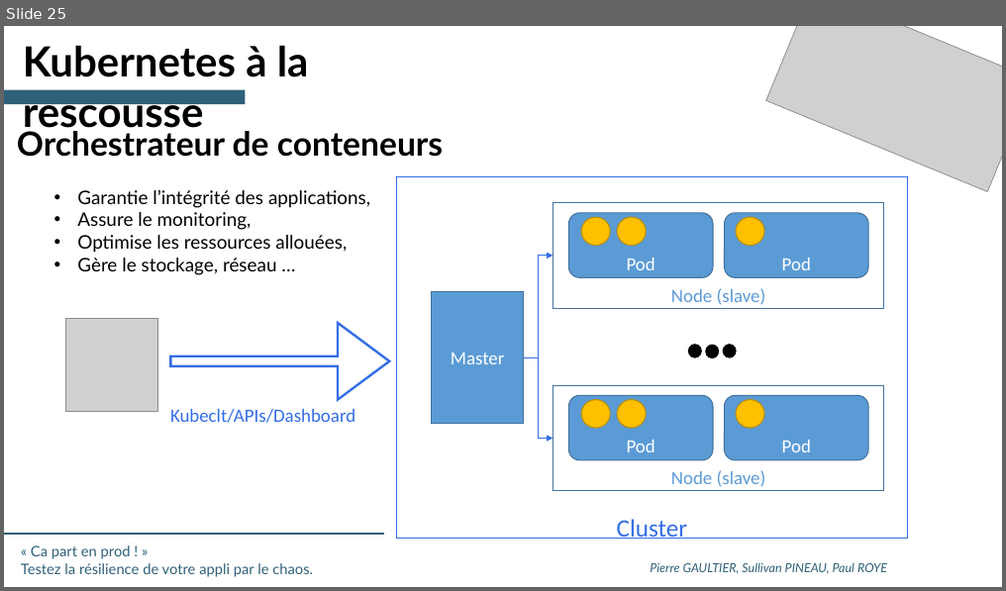
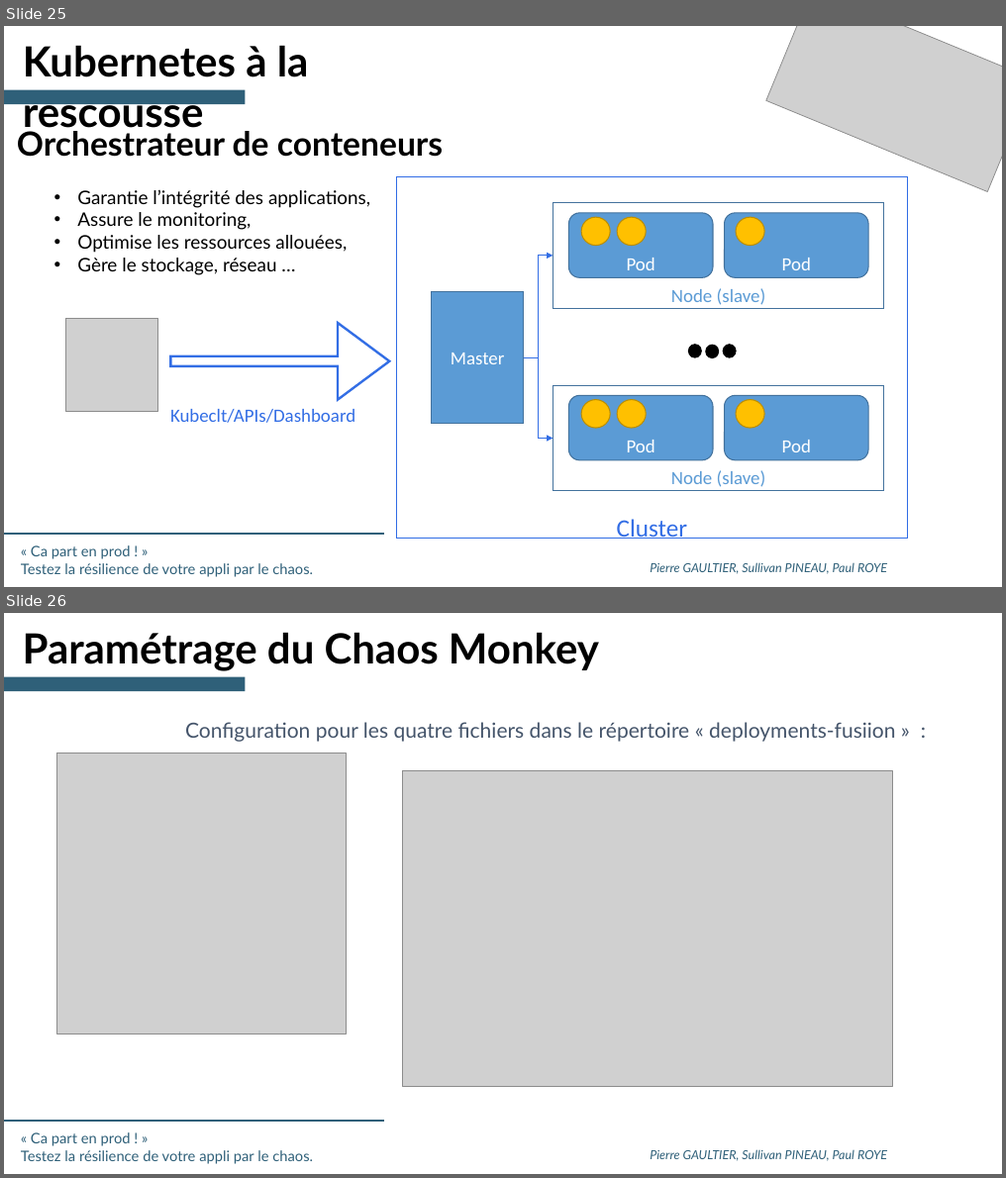
Before and after one commit to SII-Codelab-Chaos/Codelab-Chaos-TP, a slide deck: Hands-On -Chaos - SLIDES.pptx. Shown one above the other, each under a label of ours: slide 25 before the commit, slides 25 and 26 after it. The pictures are 1006x591 and 1006x1178 pixels, drawn with LibreOffice and Linux fonts; fonts in the diff are those of the drawing; grey boxes stand for pictures; background and template pictures are left out. Boxes give left, top, right and bottom in pixels: in the first picture for what was removed or moved away, otherwise in the second. Text is boxed around its words. In the diff, an @@ line names an element or a change of style, - is before the commit and + after.

```diff
--- a/Hands-On -Chaos - SLIDES.pptx
+++ b/Hands-On -Chaos - SLIDES.pptx
@@ slide 26 added at (4, 613, 1002, 1174), background #FFFFFF; not listed: 3 template elements that a slide beside it also shows @@
@@ text added at (23, 632, 599, 671), 40 pt, text #000000, bold @@
+Paramétrage du Chaos Monkey
@@ rectangle added at (4, 676, 245, 691), fill #2F6079 @@
@@ text added at (185, 722, 895, 742), 20 pt, text #44546A @@
+Configuration pour les quatre fichiers dans le répertoire « deployments-fusiion » :
@@ picture added at (56, 754, 346, 1035) @@
@@ picture added at (403, 770, 893, 1087) @@
```
Also in this commit, not shown: 1 slide changed, 2 other slides added, 1 other file.
